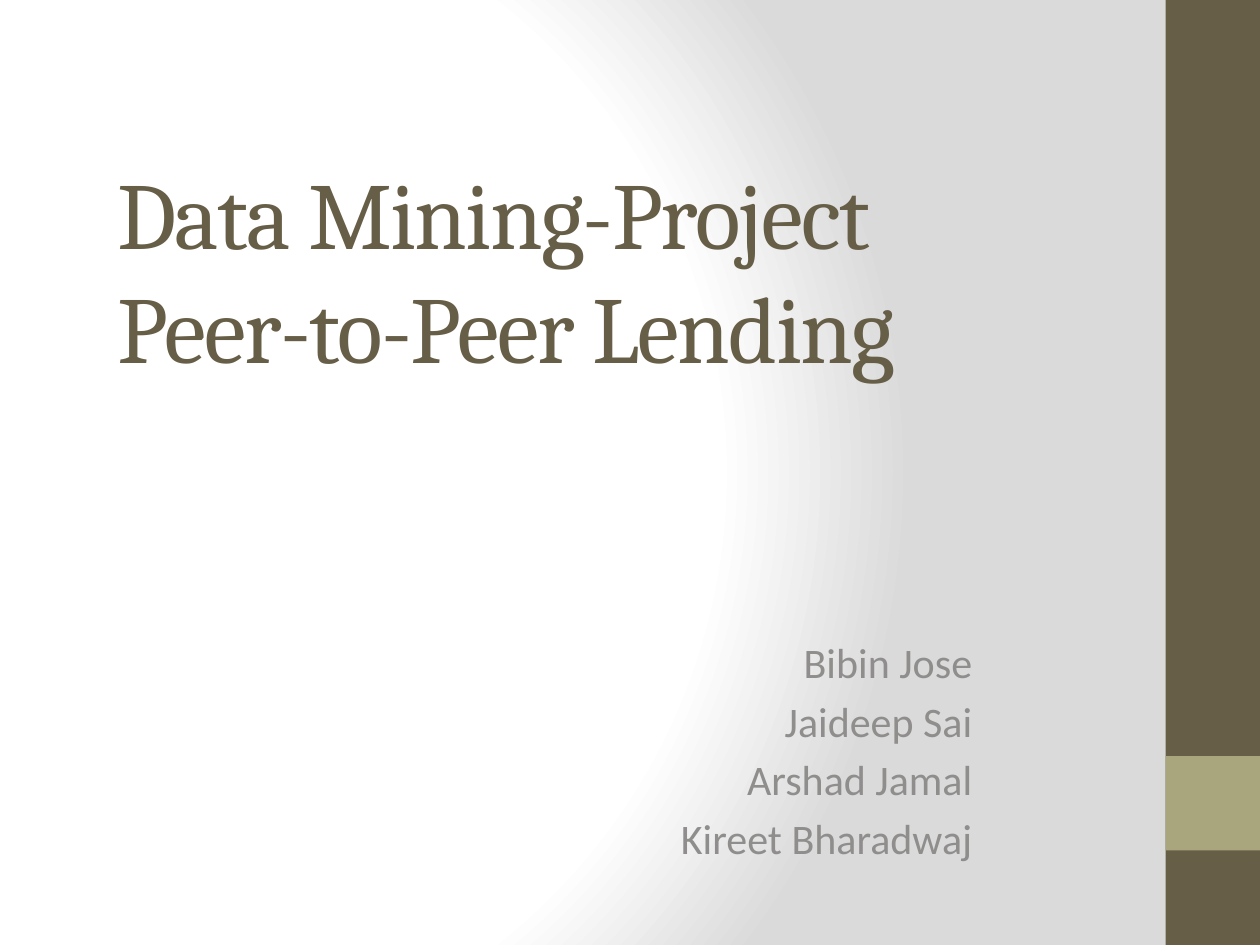
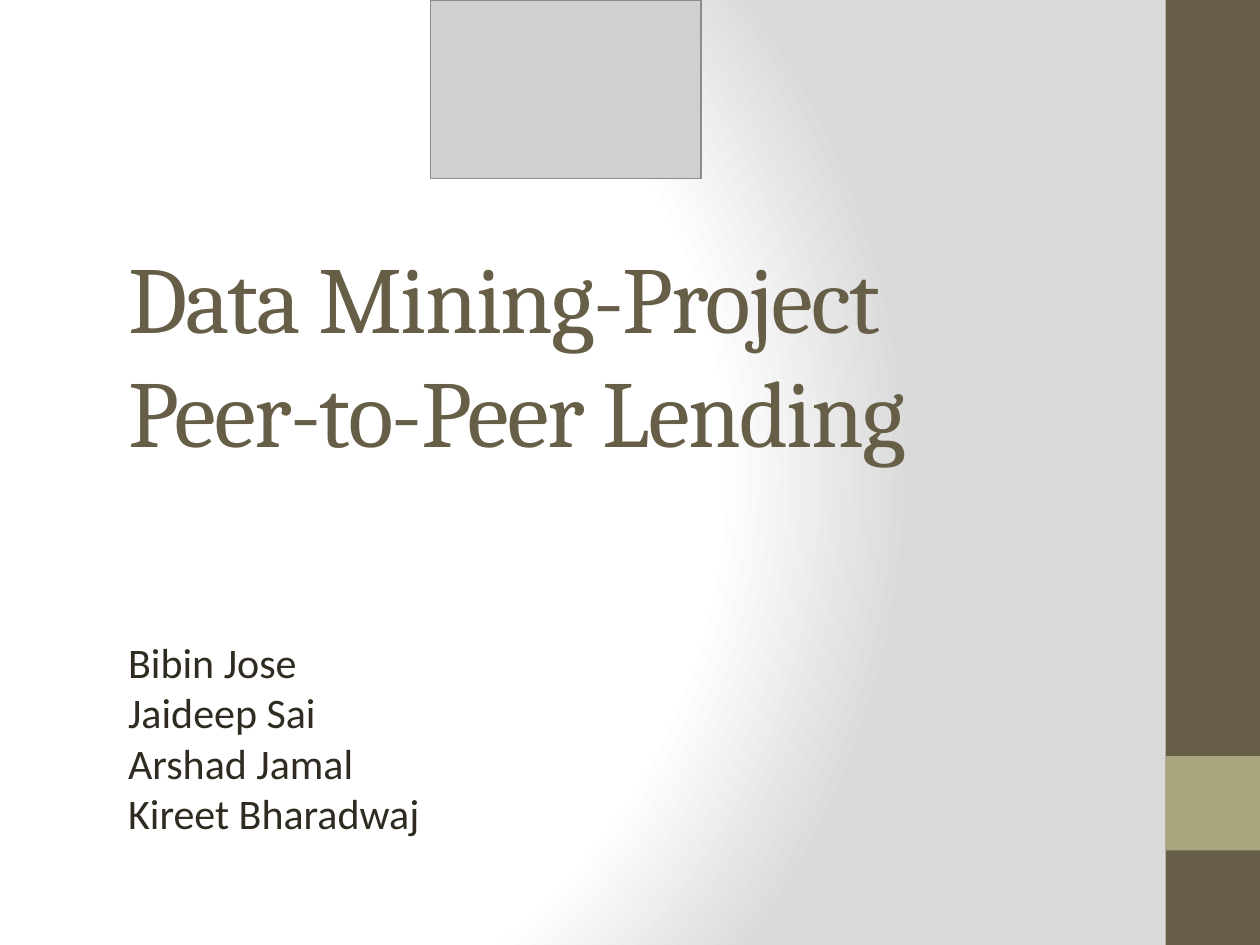
Before and after one commit to bibinjose/Data-Mining-Project, a slide deck: slide 1 of Data Mining-Project_PPT-Peer-to-Peer Lending.pptx. Drawn at 1260x945 pixels with LibreOffice and Linux fonts; fonts in the diff are those of the drawing; grey boxes stand for pictures. Boxes give left, top, right and bottom in pixels: in the first picture for what was removed or moved away, otherwise in the second. Text is boxed around its words. In the diff, an @@ line names an element or a change of style, - is before the commit and + after.

```diff
--- a/Data Mining-Project_PPT-Peer-to-Peer Lending.pptx
+++ b/Data Mining-Project_PPT-Peer-to-Peer Lending.pptx
@@ picture added at <box>431,0,702,179</box> @@
@@ title "Data Mining-Project Peer-to-Peer Lending": place and size @@
-title "Data Mining-Project Peer-to-Peer Lending" at <box>118,185,895,383</box>
+title "Data Mining-Project Peer-to-Peer Lending" at <box>128,269,906,467</box>
@@ subtitle "Bibin Jose": place and size @@
-subtitle "Bibin Jose" at <box>681,649,973,861</box>
+subtitle "Bibin Jose" at <box>128,649,420,837</box>
@@ subtitle "Bibin Jose" at <box>128,649,420,837</box>: text colour #8F8F8D to #2F2B20; alignment right to left; less space between paragraphs @@
```
Also in this commit, not shown: 11 other slides changed, 12 slides added, 1 slide removed.
